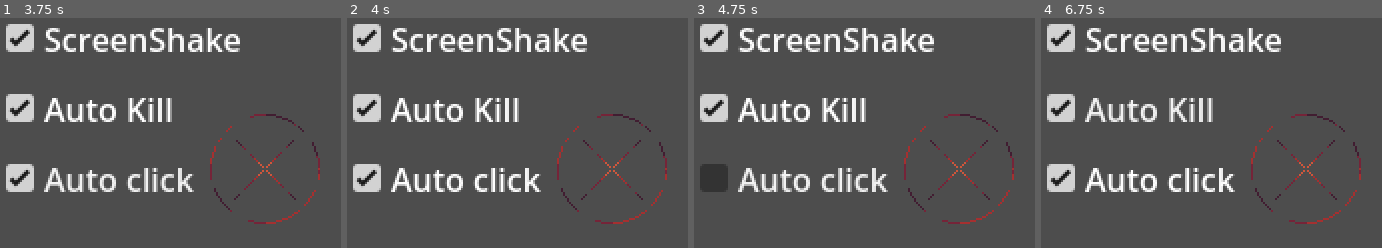
Above: before the commit, frames 1-4 (left to right).
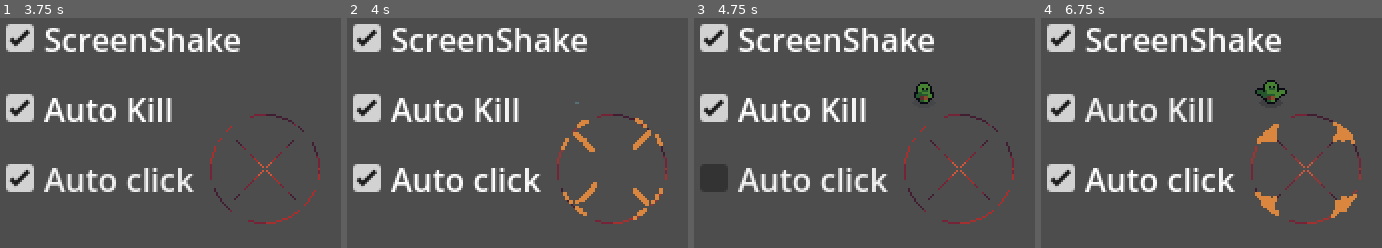
Above: after the commit, the same moments.

Repository: Jin9310/LudumDare55
Game: Godot game, scene res://NewGame/new_game.tscn
Two runs of this game, one before a commit and one after it. Both use one fixed random seed, a clock stepped at 60 frames per second and the inputs below.
Inputs (mouse positions are in pixels of both pictures, inside the frame that each line leads up to):
- Up to frame 1 (3.75 s): click "Auto Kill" at 0.5 s; click "ScreenShake" at 1.25 s; click "Auto click" at 2 s; tap Enter (ui_accept) at 2.75, 3.5 s; drag from (265, 167) to (323, 96) at 2.77 s; drag from (150, 183) to (265, 167) at 3.52 s
- Up to frame 2 (4 s): no input
- Up to frame 3 (4.75 s): move the mouse to (1017, 96) at 4.27 s; hold D (move_right) from 4.28 s (still down); tap Space at 4.35 s
- Up to frame 4 (6.75 s): release D (move_right) at 5 s; drag from (1279, 231) to (1133, 119) at 5.02 s; tap Enter (ui_accept) at 5.75, 6.02, 6.5 s; move the mouse to (outside the picture) at 5.77 s; hold S (move_down) 5.78-6.5 s; hold F 5.78-6.5 s; tap A (auto_kill) at 6.4 s; drag from (1133, 119) to (1306, 167) at 6.52 s

Frame 1 is identical in both runs. In frame 2, 1.5% of the frame differs, in the area x 62-93%, y 36-88%; in frame 3, 0.4%; in frame 4, 1.9%, in the area x 62-93%, y 26-87%.

Commit message:
minor updates
added multiple values into singleton as a preparation for future updates/upgrades

Diff:
--- a/NewGame/acolyte.gd
+++ b/NewGame/acolyte.gd
@@ -11,19 +11,18 @@
 var timer: float
 var base_time: float
 var random_time: float
-#set different direction where acoly will move next
+#set different direction where acolyte will move next
 var direction: Vector2
 
 #timer for auto kill enabled > can be purchased
 var auto_kill_timer: float
-var ak_base_timer: float = 10.0 #can be updated later on as well
 
 func _ready():
-	#new_game.connect("auto_kill_enabled", auto_kill_enabled)
+	new_game.connect("auto_kill_enabled", auto_kill_enabled)
 	set_random_time(3.0, 6.0) #set some basic timer
 	direction = Vector2.RIGHT.rotated(randf_range(0, TAU)) #set some basic direction
 	$AnimationPlayer.play("spawn")
-	auto_kill_timer = ak_base_timer
+	auto_kill_timer = GameManager.auto_kill_base_timer
 
 func _physics_process(delta):
 
@@ -88,8 +87,12 @@
 		idle = true
 	else:
 		#delete acolyte if death animation is done
+		GameManager.kills += 1
 		queue_free()
 
 func _on_input_event(viewport, event, shape_idx):
 	if Input.is_action_just_pressed("mouse_click"):
 		dead = true
+
+func auto_kill_enabled():
+	dead = true
--- a/NewGame/acolyte.tscn
+++ b/NewGame/acolyte.tscn
@@ -151,6 +151,8 @@
 }
 
 [node name="acolyte" instance=ExtResource("1_i2siv")]
+z_as_relative = false
+y_sort_enabled = true
 input_pickable = true
 script = ExtResource("2_qjnyj")
 
--- a/NewGame/new_game.gd
+++ b/NewGame/new_game.gd
@@ -1,7 +1,9 @@
 extends Node2D
 
+signal auto_kill_enabled
+
 #autokill enabled needs to be done in a different manner
-#autokill is handled in singleton
+#autokill is handled in a singleton
 
 @onready var new_game: Node = get_node("/root/NewGame/spawning_area")
 
@@ -14,8 +16,7 @@
 
 func _physics_process(delta):
 	if Input.is_action_just_pressed("auto_kill"): #this needs to be connected to the UI
-		GameManager.auto_kill_acolytes = true
-		#emit_signal("auto_kill_enabled") # rework this into > kill all acolytes
+		emit_signal("auto_kill_enabled") # rework this into > kill all acolytes
 
 func spawn_minion():
 	spawn_acolyte(acolytes_spawn_at_one_time)
--- a/Scenes/spawning_area.gd
+++ b/Scenes/spawning_area.gd
@@ -6,16 +6,14 @@
 
 @export var number_of_all_clicks: int = 0
 var number_of_clicks: int
-var clicks_to_spawn: int = 2
+var clicks_to_spawn: int = 2 #can be upgraded
 
 #automatic clicking
 var click_timer: float
-var click_timer_base: float = 3.0
-
 
 func _ready():
 	number_of_clicks = clicks_to_spawn
-	click_timer = click_timer_base
+	click_timer = GameManager.click_timer_base
 
 func _physics_process(delta):
 	if GameManager.auto_click:
@@ -25,7 +23,7 @@
 				cam_shake()
 			emit_signal("spawn_basic_minion")
 			click_anim()
-			click_timer = click_timer_base
+			click_timer = GameManager.click_timer_base
 
 
 func click_anim():
--- a/game_manager.gd
+++ b/game_manager.gd
@@ -3,3 +3,8 @@
 @export var auto_kill_acolytes: bool = false
 @export var screen_shake: bool = true
 @export var auto_click: bool = false
+
+@export var kills: int = 0
+@export var auto_kill_base_timer: float = 10
+
+@export var click_timer_base: float = 1
